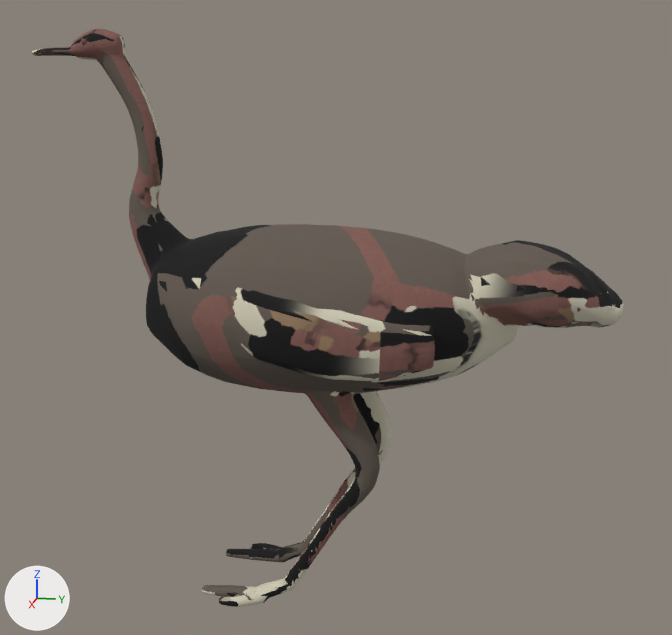
Before and after pictures for a commit that changed the glTF model assets/animals/ostrich.glb.
One viewpoint serves both versions: a camera (50 mm lens) standing at (3.68, 1.03, 2.16) and looking at (-0.02, 0.29, 1.24). Lighting does not change. The marker at lower left points along +X, +Y and +Z. The picture after the commit comes second. Vertices at exactly the same position are counted once.

The older version as bpy lines, for what is in view:
```python
me_ostrich = bpy.data.meshes.new('ostrich')
me_ostrich.from_pydata(...)  # 8290 vertices, 16560 faces; spans x -0.43..0.43, y -0.98..1.43, z 0.01..2.4
me_ostrich.materials.append(mat_ostrich)  # picture img_ostrich_albedo
ob_ostrich = bpy.data.objects.new('ostrich', me_ostrich)
ob_ostrich.location = (0.0, 0.0, 0.0)
```
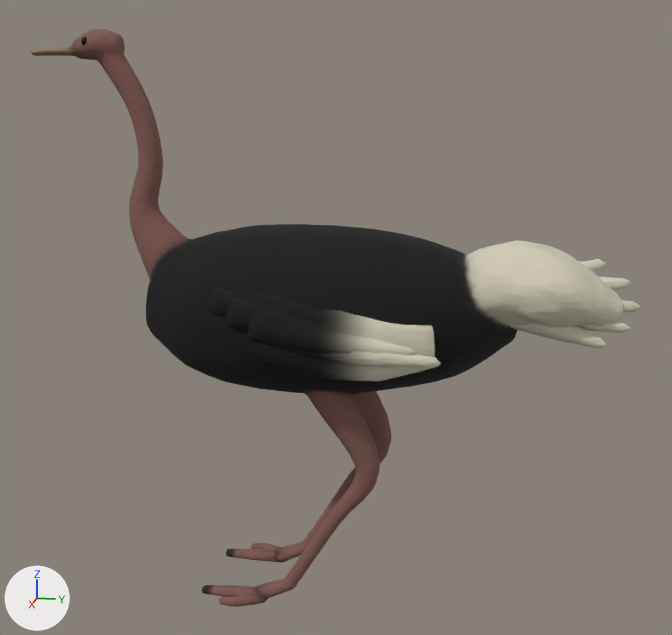
What differs and where, as boxes [x1, y1, x2, y2] in the pictures (672 x 635 px):
'ostrich', reshaped
    before: [31, 29, 624, 607]
    after: [31, 29, 641, 607]
part 1 of me_ostrich, added
    after: [209, 259, 641, 368]
part 2 of me_ostrich, surface changed
    both: [31, 29, 624, 607]

What changed in the scene script:
```text
Change me_ostrich:
    used by ob_ostrich; location = (0.0, 0.0, 0.0)
    remove me_ostrich.from_pydata(...)  # 8290 vertices, 16560 faces; spans x -0.43..0.43, y -0.98..1.43, z 0.01..2.4
    add me_ostrich.from_pydata(...)  # 10028 vertices, 19992 faces; spans x -0.46..0.46, y -0.98..1.5, z 0.01..2.4
    me_ostrich part 1: 1738 vertices added at x -0.46..0.46, y -0.13..1.5, z 1.16..1.5
    me_ostrich part 2: 16557 kept faces spanning x -0.43..0.43, y -0.98..1.43, z 0.01..2.4 get new texture (UV) coordinates
```
